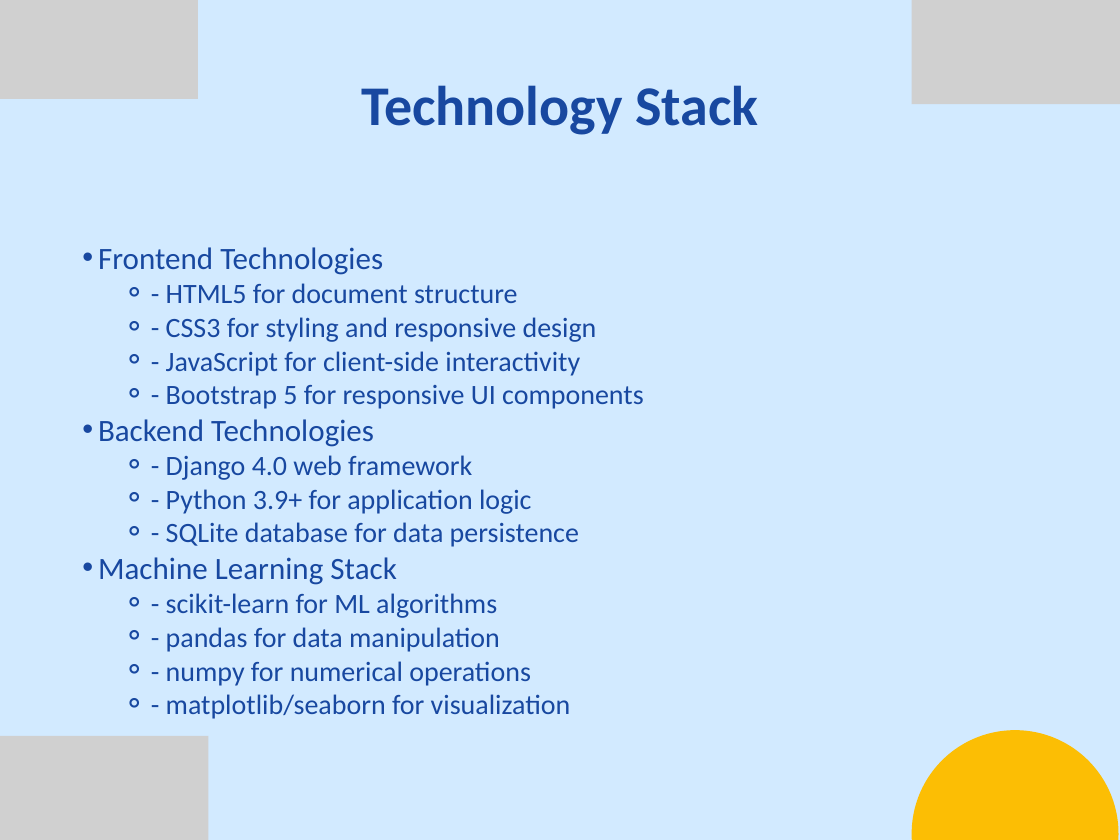
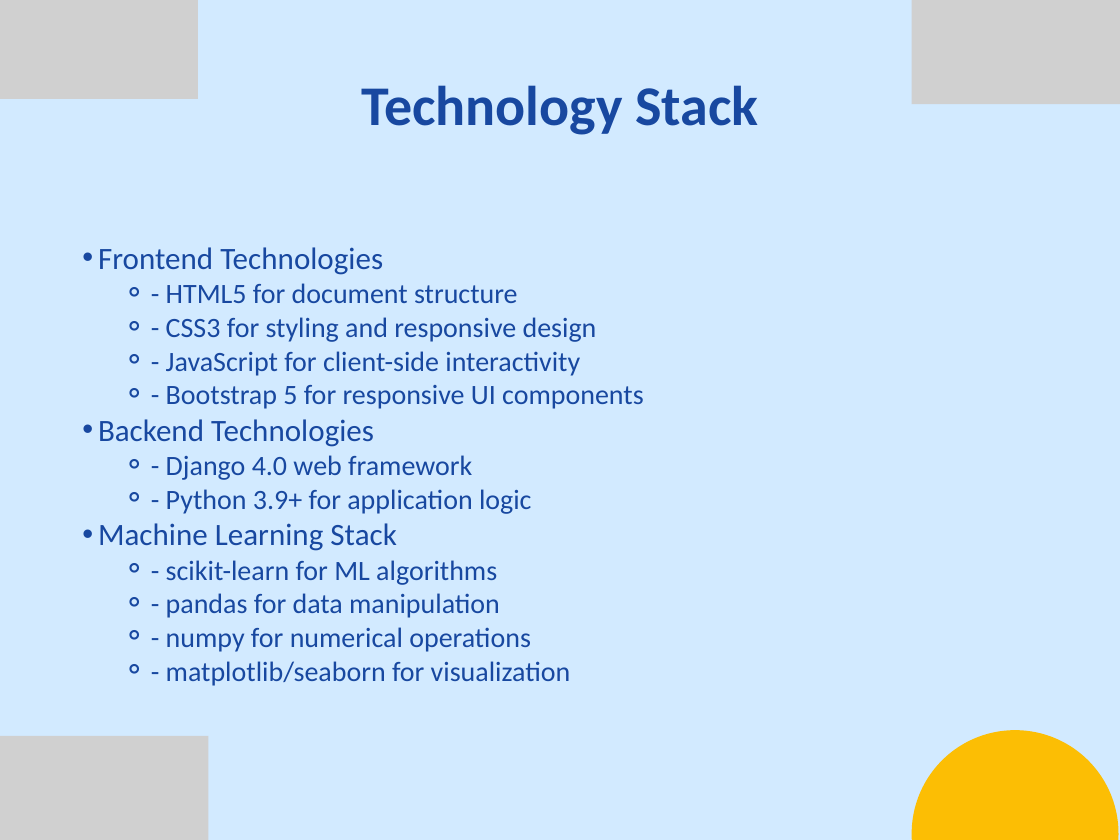
Before and after one commit to vaibhavkundu123/heart_disease_prediction, a slide deck: slide 3 of ml/patient_health_prediction (1).pptx. Drawn at 1120x840 pixels with LibreOffice and Linux fonts; fonts in the diff are those of the drawing; grey boxes stand for pictures. Boxes give left, top, right and bottom in pixels: in the first picture for what was removed or moved away, otherwise in the second. Text is boxed around its words. In the diff, an @@ line names an element or a change of style, - is before the commit and + after.

```diff
--- a/ml/patient_health_prediction (1).pptx
+++ b/ml/patient_health_prediction (1).pptx
@@ text at [166, 522, 579, 547]: paragraph removed @@
-    ⚬ - SQLite database for data persistence
```
Also in this commit, not shown: 11 other files.
